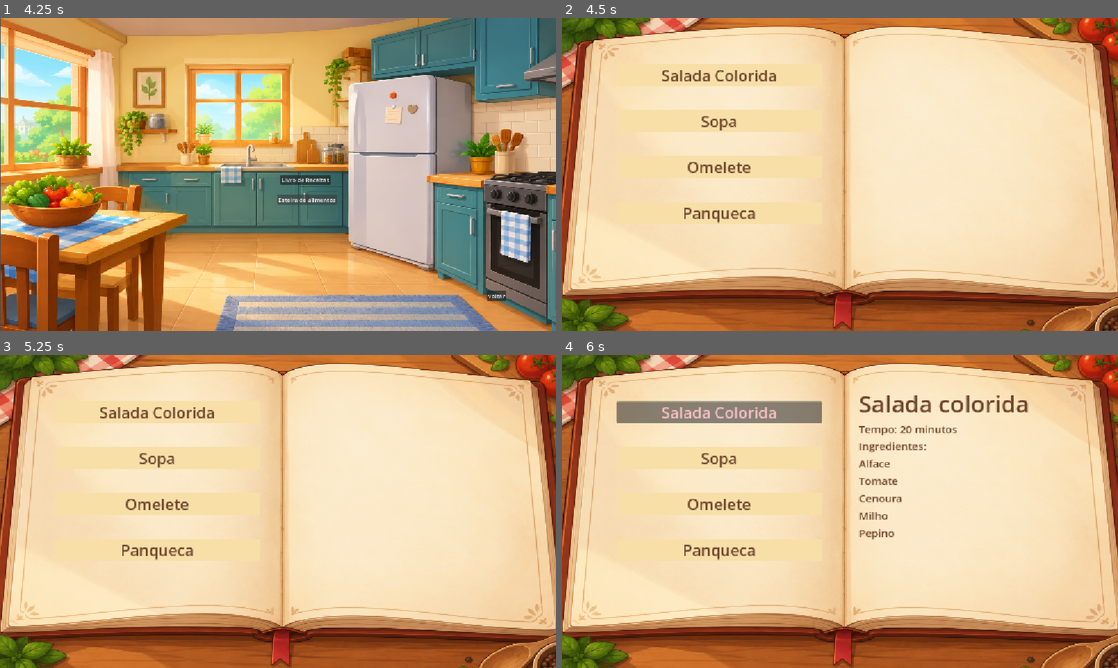
Above: before the commit, frames 1-4 (two rows, left to right).
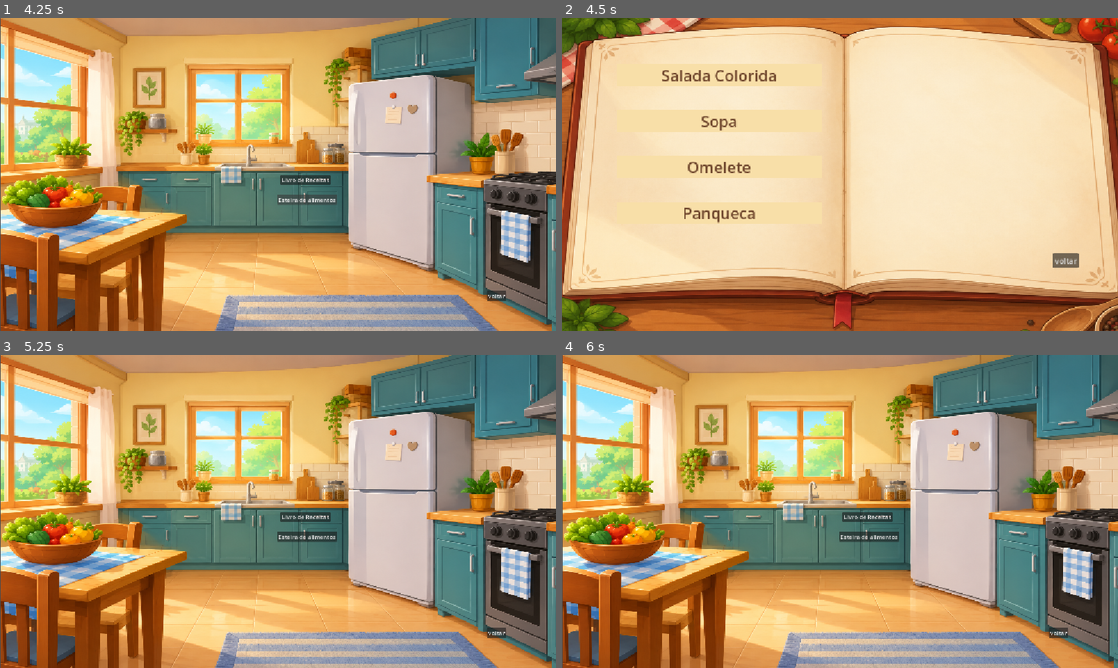
Above: after the commit, the same moments.

Repository: caiodasilveira1-design/Projeto-Final
Game: Godot game, scene res://menu_inicial.tscn
Same seed, same stepped clock (60 frames per second), same inputs: the game is played once before the commit and once after it.
Inputs (mouse positions are in pixels of both pictures, inside the frame that each line leads up to):
- Up to frame 1 (4.25 s): click "Jogos" at 0.5 s; click "voltar" at 1.25 s; click "Progresso" at 2 s; click "Voltar" at 2.75 s; click "Jogos" at 3.5 s
- Up to frame 2 (4.5 s): click "Livro de Receitas" at 4.25 s
- Up to frame 3 (5.25 s): click (505, 599) at 5 s, where only the run after the commit has a clickable "voltar"
- Up to frame 4 (6 s): click (717, 411) at 5.75 s, where only the run before the commit has a clickable "Salada Colorida"

Frame 1 is identical in both runs. In frame 2, 0.2% of the frame differs, in the area x 88-93%, y 75-80%; in frame 3, 96%; in frame 4, 96%, in the area x 0-100%, y 0-100%.

Commit message:
receitas

Diff:
--- a/projeto-final/CatalogooReceitas.gd
+++ b/projeto-final/CatalogooReceitas.gd
@@ -59,3 +59,8 @@
 		texto_ingredientes += ingrediente + "\n"
 
 	$Detalhes/Ingredientes.text = texto_ingredientes
+
+
+
+func _on_voltar_pressed():
+	get_tree().change_scene_to_file("res://jogos.tscn")
--- a/projeto-final/Livro de receitas e receitas/livro_de_receitas.tscn
+++ b/projeto-final/Livro de receitas e receitas/livro_de_receitas.tscn
@@ -102,3 +102,13 @@
 theme_override_constants/line_spacing = 5
 theme_override_font_sizes/font_size = 22
 autowrap_mode = 2
+
+[node name="Button" type="Button" parent="." unique_id=1742581058]
+layout_mode = 0
+offset_left = 1017.0
+offset_top = 487.0
+offset_right = 1071.0
+offset_bottom = 518.0
+text = "voltar"
+
+[connection signal="pressed" from="Button" to="." method="_on_voltar_pressed"]
